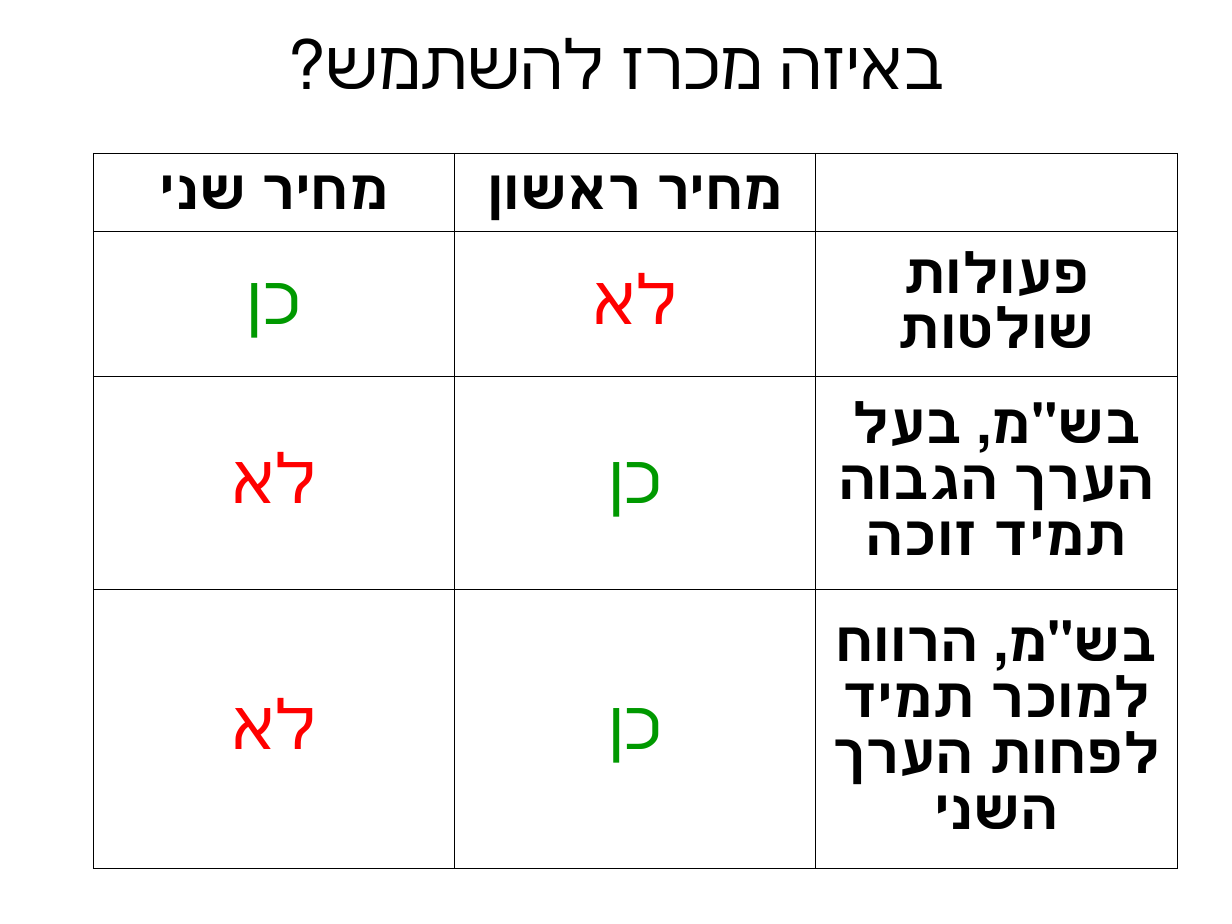
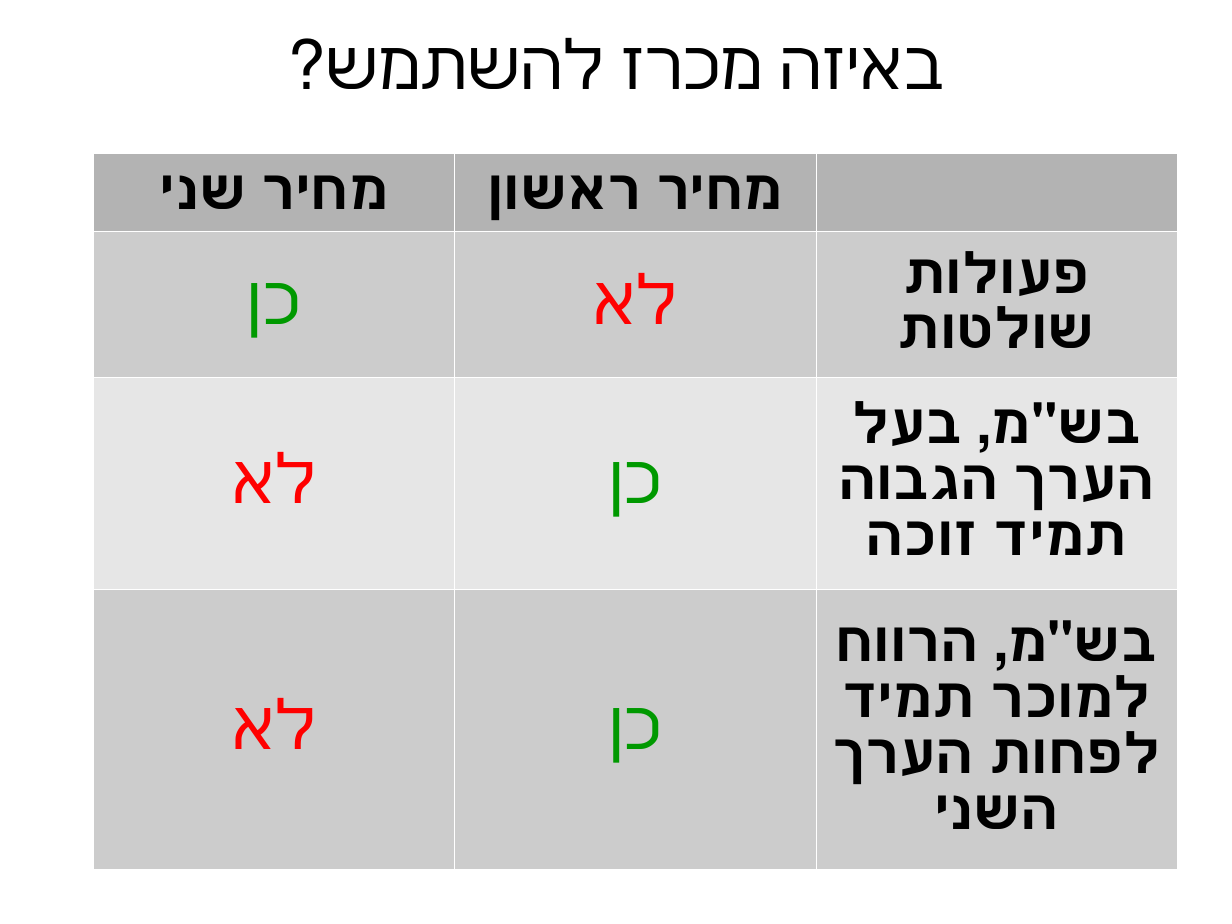
Before and after one commit to erelsgl-at-ariel/algorithms2m-5778, a slide deck: slide 13 of week05-equilibrium-in-auctions/slides-games-revelation-equilibrium.odp. Drawn at 1232x924 pixels with LibreOffice and Linux fonts; fonts in the diff are those of the drawing. Boxes give left, top, right and bottom in pixels: in the first picture for what was removed or moved away, otherwise in the second. Text is boxed around its words. In the diff, an @@ line names an element or a change of style, - is before the commit and + after.

```diff
--- a/week05-equilibrium-in-auctions/slides-games-revelation-equilibrium.odp
+++ b/week05-equilibrium-in-auctions/slides-games-revelation-equilibrium.odp
@@ table at box(93, 153, 1177, 833) @@
@@ fill none to #B3B3B3 in 2 cells @@
@@ fill none to #CCCCCC in 6 cells @@
@@ fill none to #E6E6E6 in row 3 @@
@@ borders changed @@
```
Also in this commit, not shown: 5 other slides changed, 3 slides added, 1 slide removed, 10 other files.
